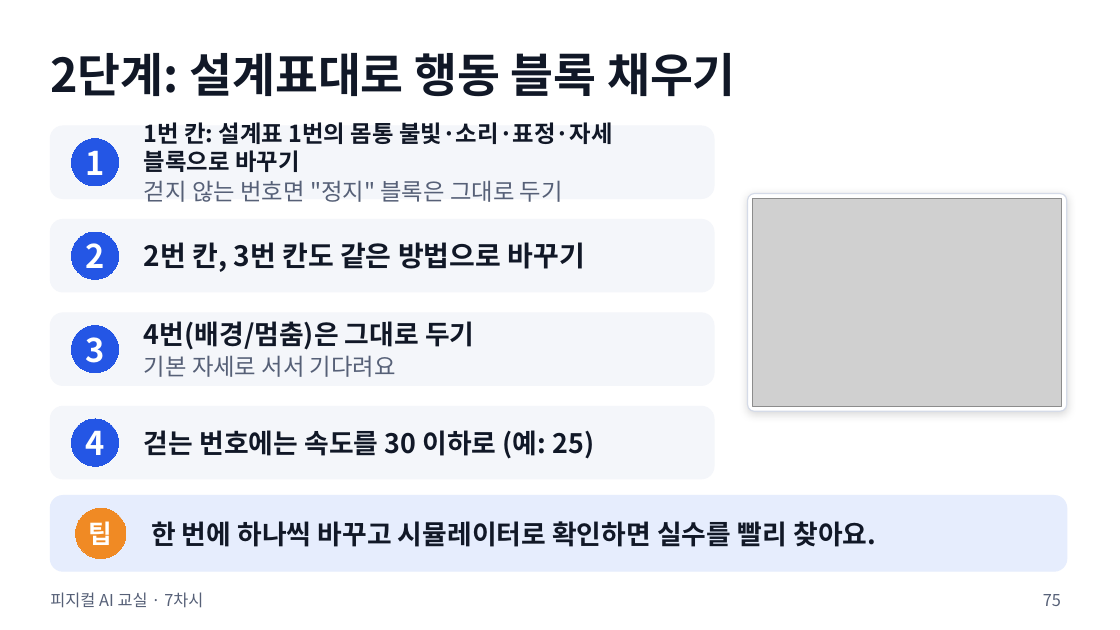
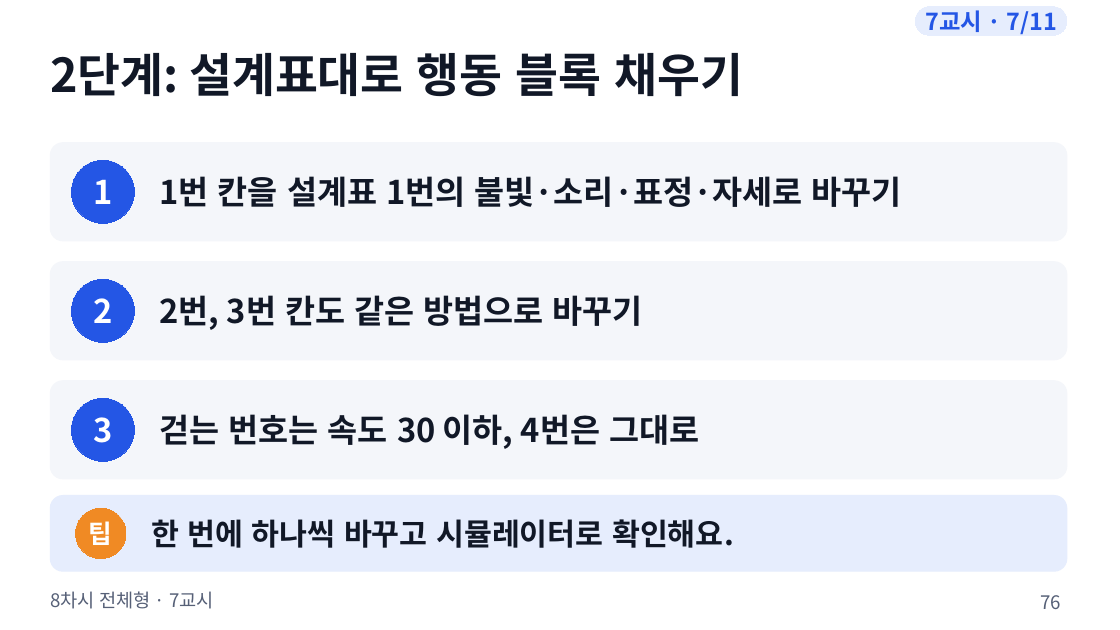
Before and after one commit to boundaryx01-uniquelife/microbit, a slide deck: slide 76 of bridge/docs/materials/8차시_전체형/8차시_수업슬라이드.pptx (slide 75 before the commit). Drawn at 1120x630 pixels with LibreOffice and Linux fonts; fonts in the diff are those of the drawing; grey boxes stand for pictures. Boxes give left, top, right and bottom in pixels: in the first picture for what was removed or moved away, otherwise in the second. Text is boxed around its words. In the diff, an @@ line names an element or a change of style, - is before the commit and + after.

```diff
--- a/bridge/docs/materials/8차시_전체형/8차시_수업슬라이드.pptx
+++ b/bridge/docs/materials/8차시_전체형/8차시_수업슬라이드.pptx
@@ rounded rectangle added at [916,7,1067,35], fill #E6EDFD, outline #E6EDFD 0.75 pt, 20 pt, text #2456E5, bold @@
+7교시 · 7/11
@@ rounded rectangle: place and size @@
-rounded rectangle at [50,126,714,198]
+rounded rectangle at [50,143,1067,241]
@@ ellipse "1": place and size @@
-ellipse "1" at [71,139,118,186]
+ellipse "1" at [71,160,134,223]
@@ text at [160,176,902,207]: text changed; size 20 to 28 pt @@
-1번 칸: 설계표 1번의 몸통 불빛·소리·표정·자세 블록으로 바꾸기
-걷지 않는 번호면 "정지" 블록은 그대로 두기
+1번 칸을 설계표 1번의 불빛·소리·표정·자세로 바꾸기
@@ rounded rectangle removed at [748,193,1067,411] @@
@@ picture removed at [753,198,1062,406] @@
@@ rounded rectangle removed at [50,219,714,292] @@
@@ proportions changed in 3 elements at [50,381,1067,479], [50,143,1067,241], [50,262,1067,360] @@
@@ rounded rectangle: place and size @@
-rounded rectangle at [50,313,714,386]
+rounded rectangle at [50,262,1067,360]
@@ ellipse "2": place and size @@
-ellipse "2" at [71,232,118,279]
+ellipse "2" at [71,280,134,343]
@@ text at [160,295,643,330]: text changed; size 24 to 28 pt @@
-2번 칸, 3번 칸도 같은 방법으로 바꾸기
+2번, 3번 칸도 같은 방법으로 바꾸기
@@ text removed at [144,321,474,377] @@
-4번(배경/멈춤)은 그대로 두기
-기본 자세로 서서 기다려요
@@ rounded rectangle: place and size @@
-rounded rectangle at [50,407,714,479]
+rounded rectangle at [50,381,1067,479]
@@ ellipse "3": place and size @@
-ellipse "3" at [71,326,118,373]
+ellipse "3" at [71,398,134,461]
@@ ellipse removed at [71,419,118,466] @@
-4
@@ text at [160,414,699,449]: text changed; size 23 to 28 pt @@
-걷는 번호에는 속도를 30 이하로 (예: 25)
+걷는 번호는 속도 30 이하, 4번은 그대로
@@ text at [151,519,734,548]: text changed; size 23 to 26 pt @@
-한 번에 하나씩 바꾸고 시뮬레이터로 확인하면 실수를 빨리 찾아요.
+한 번에 하나씩 바꾸고 시뮬레이터로 확인해요.
@@ text at [50,591,214,609]: text changed; size 14 to 16 pt @@
-피지컬 AI 교실 · 7차시
+8차시 전체형 · 7교시
@@ page number at [1040,595,1061,609]: text changed; size 14 to 16 pt @@
-75
+76
```
Also in this commit, not shown: 89 other slides changed, 1 slide added, 25 other files.
